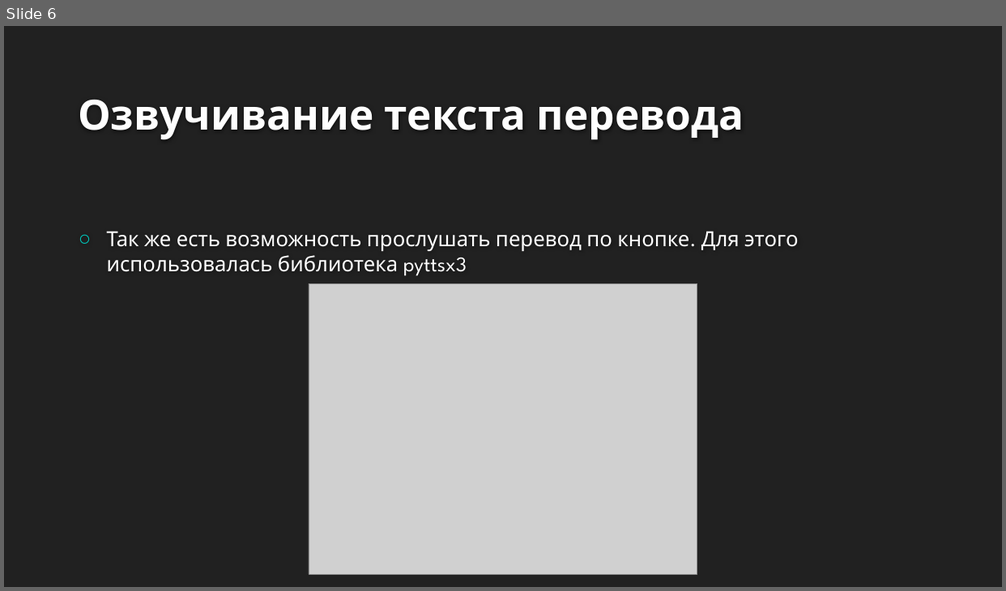
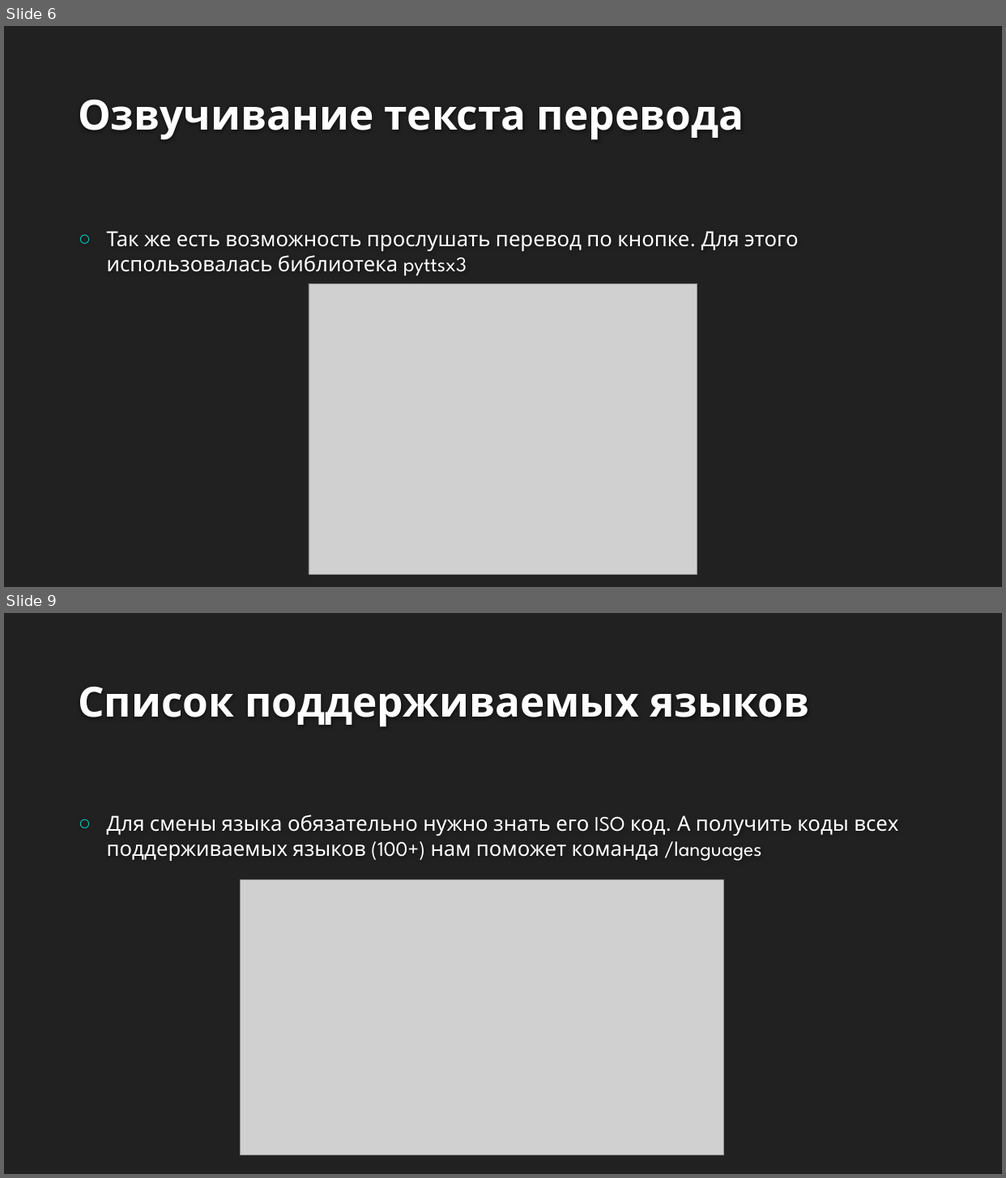
Before and after one commit to EmiAsk/TranslatorSirius, a slide deck: Презентация и записка/Презентация.pptx. Shown one above the other, each under a label of ours: slide 6 before the commit, slides 6 and 9 after it; the slides between them are not shown. The pictures are 1006x591 and 1006x1178 pixels, drawn with LibreOffice and Linux fonts; fonts in the diff are those of the drawing; grey boxes stand for pictures; background and template pictures are left out. Boxes give left, top, right and bottom in pixels: in the first picture for what was removed or moved away, otherwise in the second. Text is boxed around its words. In the diff, an @@ line names an element or a change of style, - is before the commit and + after.

```diff
--- a/Презентация и записка/Презентация.pptx
+++ b/Презентация и записка/Презентация.pptx
@@ slide 9 added at <box>4,613,1002,1174</box>, background #212121 @@
@@ title added at <box>78,687,809,727</box>, 40 pt, text #FEFEFE, bold @@
+Список поддерживаемых языков
@@ text added at <box>107,815,898,861</box>, 20 pt, text #FFFFFF @@
+○ Для смены языка обязательно нужно знать его ISO код. А получить коды всех поддерживаемых языков (100+) нам поможет команда /languages
@@ picture added at <box>240,880,723,1156</box> @@
```
Also in this commit, not shown: 3 slides changed, 5 other slides added, 2 other files.
